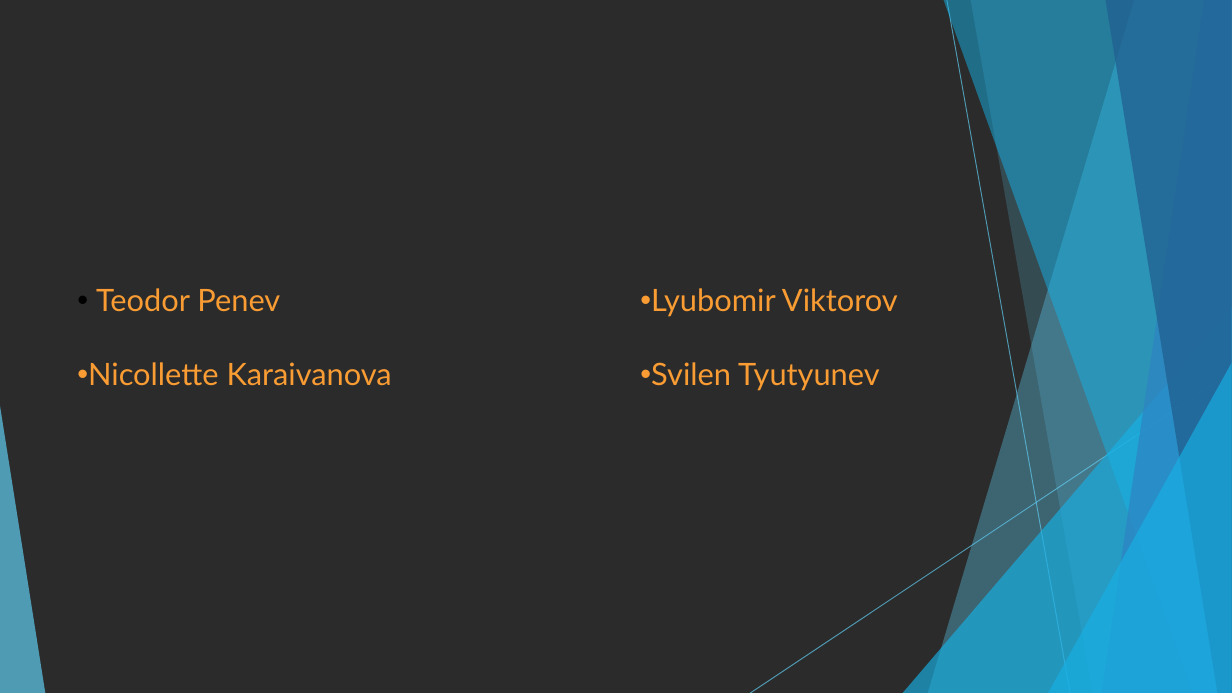
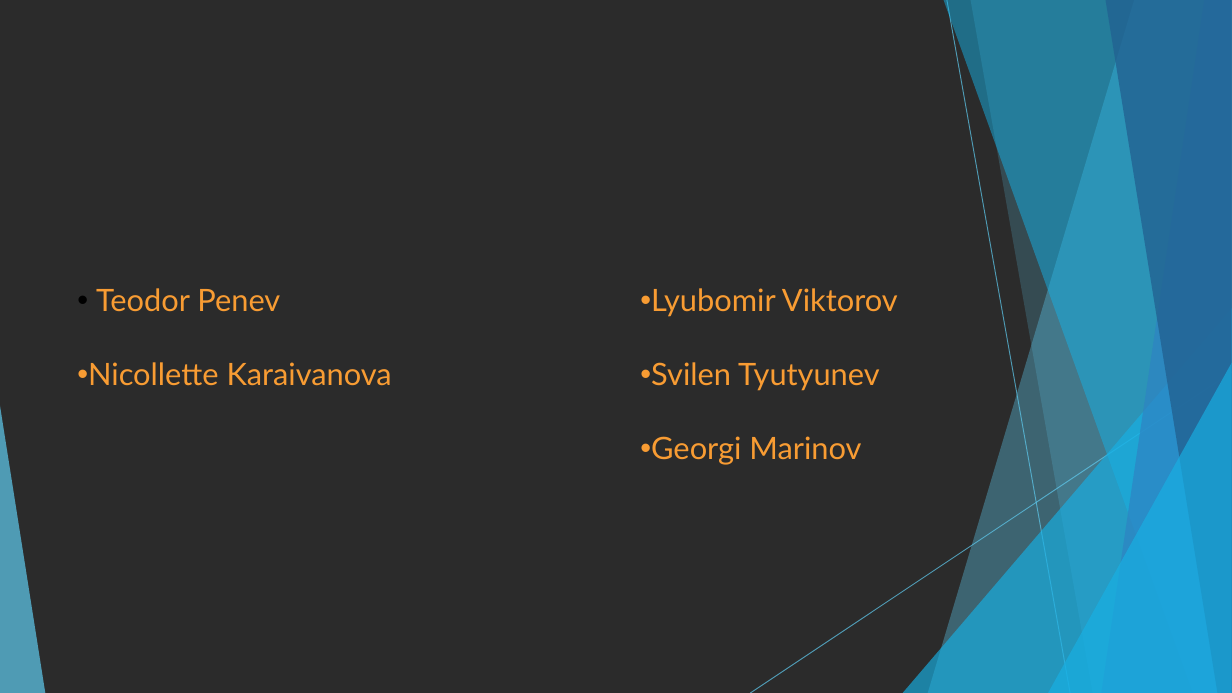
Before and after one commit to TeodorPenev/TEAM-MISTY-BLUE-LIMONIUM-, a slide deck: slide 2 of SoftUni Memory Game - Presentation.pptx. Drawn at 1232x693 pixels with LibreOffice and Linux fonts; fonts in the diff are those of the drawing; background and template pictures are left out; a plain dark background stands for a picture behind light text. Boxes give left, top, right and bottom in pixels: in the first picture for what was removed or moved away, otherwise in the second. Text is boxed around its words. In the diff, an @@ line names an element or a change of style, - is before the commit and + after.

Commit message:
presentation update

```diff
--- a/SoftUni Memory Game - Presentation.pptx
+++ b/SoftUni Memory Game - Presentation.pptx
@@ text at (651,436,861,465): paragraph added @@
+• Georgi Marinov
```
Also in this commit, not shown: 1 slide added.
